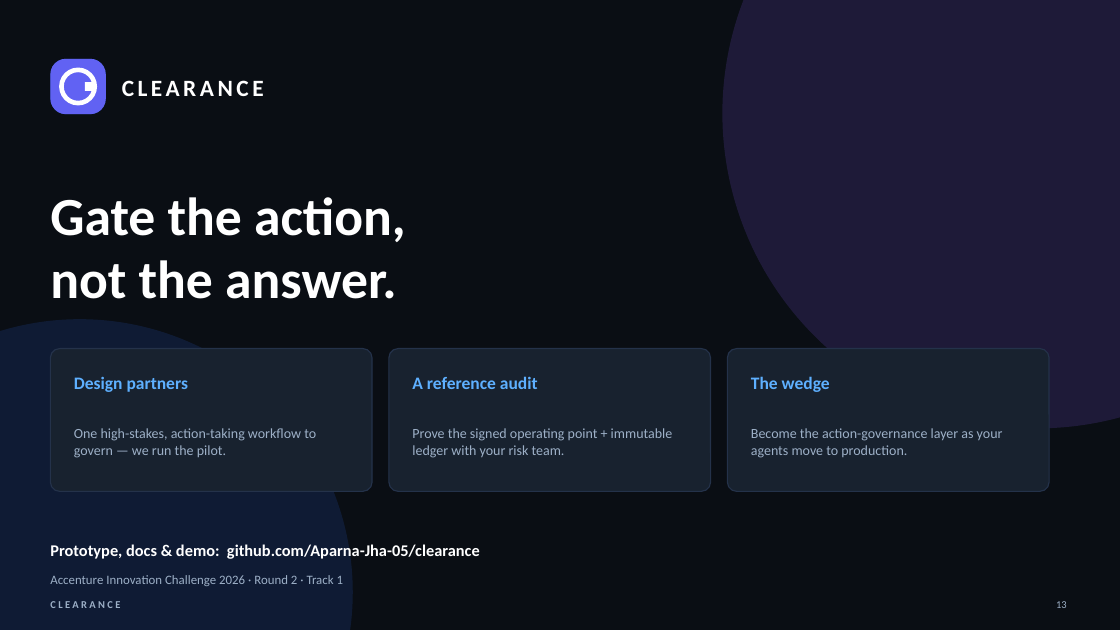
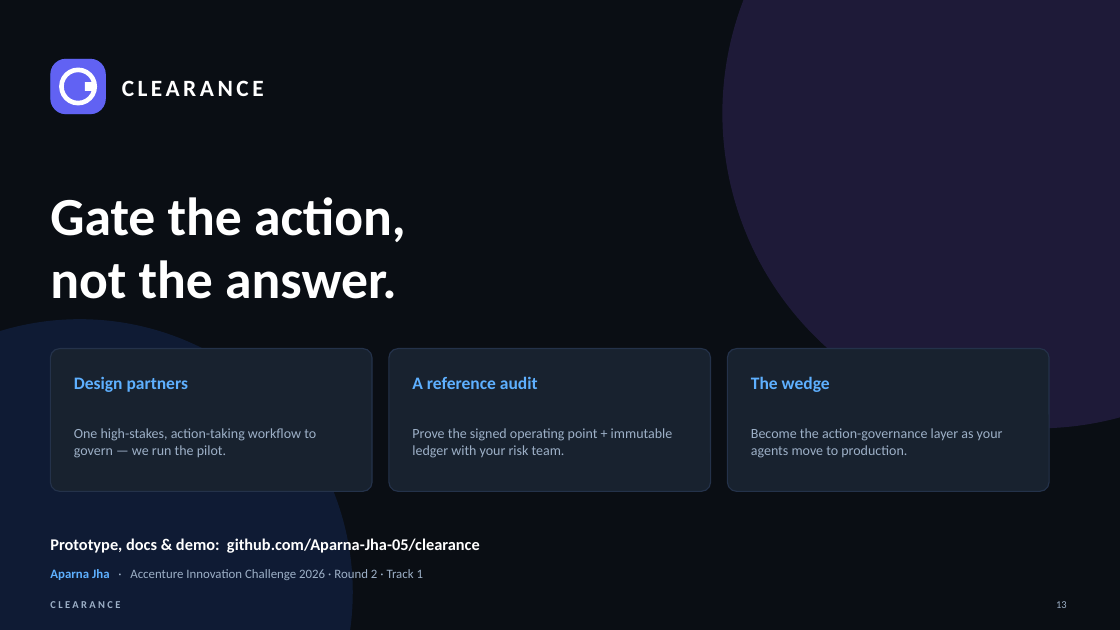
Before and after one commit to Aparna-Jha-05/clearance, a slide deck: slide 13 of proposal/CLEARANCE-Business-Proposal.pptx. Drawn at 1120x630 pixels with LibreOffice and Linux fonts; fonts in the diff are those of the drawing. Boxes give left, top, right and bottom in pixels: in the first picture for what was removed or moved away, otherwise in the second. Text is boxed around its words. In the diff, an @@ line names an element or a change of style, - is before the commit and + after.

```diff
--- a/proposal/CLEARANCE-Business-Proposal.pptx
+++ b/proposal/CLEARANCE-Business-Proposal.pptx
@@ text "Prototype, docs & demo: github.com/Aparna-Jha-05/clearance" moved from (x1=50, y1=544, x2=480, y2=559) to (x1=50, y1=538, x2=480, y2=553) @@
@@ text at (x1=50, y1=569, x2=423, y2=580): text changed @@
-Accenture Innovation Challenge 2026 · Round 2 · Track 1
+Aparna Jha · Accenture Innovation Challenge 2026 · Round 2 · Track 1
```
Also in this commit, not shown: 1 other slide changed, 1 other file.
